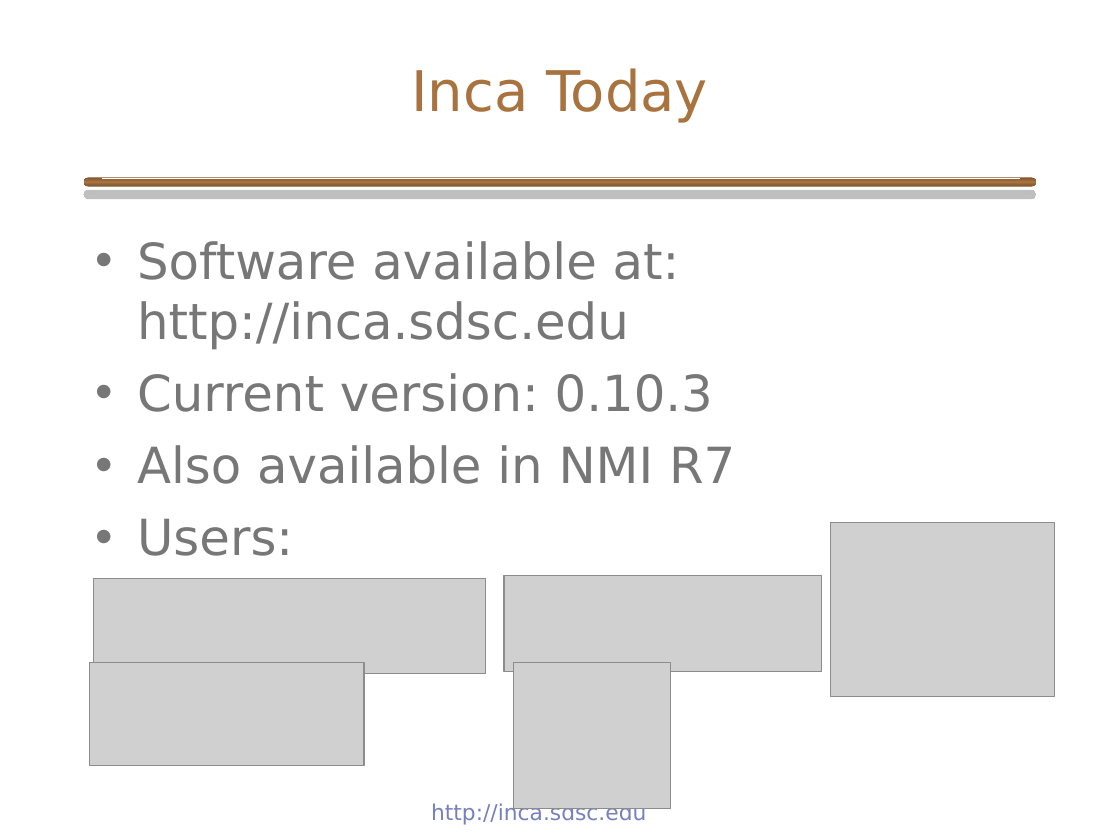
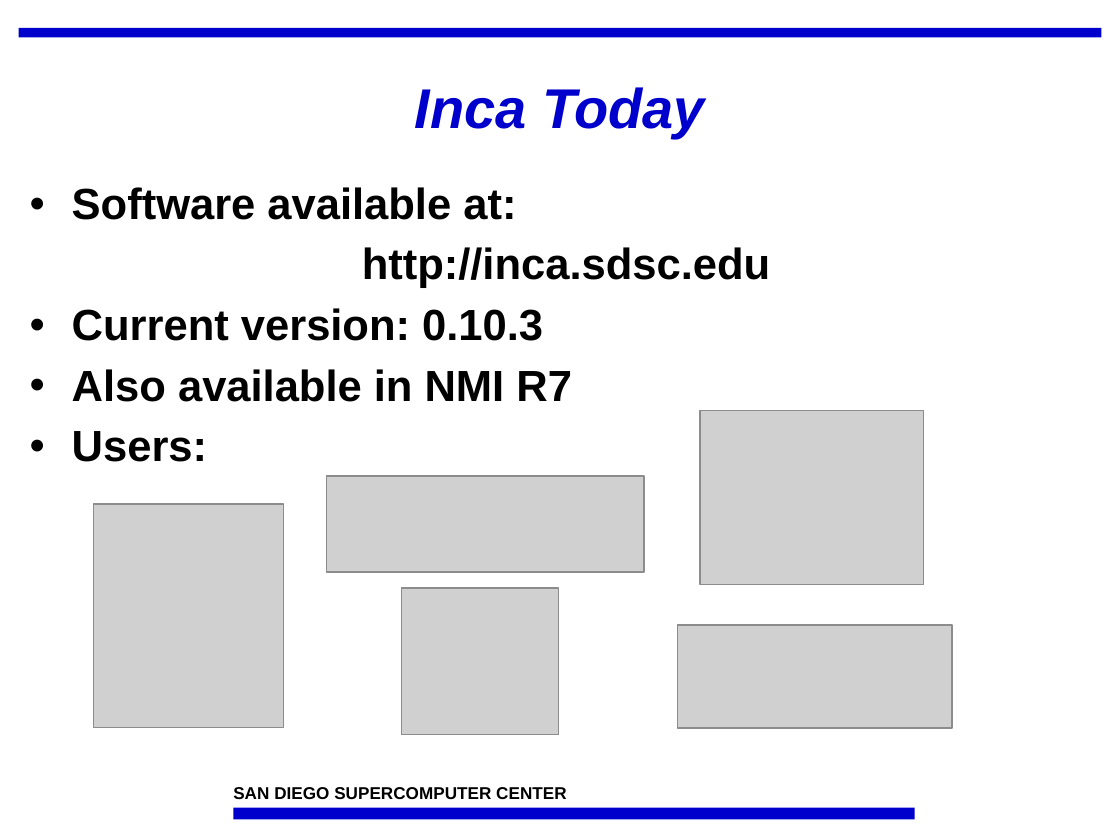
Before and after one commit to IncaProject/inca-xsede, a slide deck: slide 11 of talks/inca_sc05.ppt (slide 7 before the commit). Drawn at 1120x840 pixels with LibreOffice and Linux fonts; fonts in the diff are those of the drawing; grey boxes stand for pictures; background and template pictures are left out. Boxes give left, top, right and bottom in pixels: in the first picture for what was removed or moved away, otherwise in the second. Text is boxed around its words. In the diff, an @@ line names an element or a change of style, - is before the commit and + after.

```diff
--- a/talks/inca_sc05.ppt
+++ b/talks/inca_sc05.ppt
@@ rectangle added at bbox=[19, 28, 1102, 37], fill #0000CC @@
@@ title "Inca Today": place and size @@
-title "Inca Today" at bbox=[412, 68, 708, 122]
+title "Inca Today" at bbox=[415, 87, 705, 138]
@@ title "Inca Today" at bbox=[415, 87, 705, 138]: font DejaVu Sans to Arial, text colour #A8733E to #0000CC, bold on, italic on; line spacing 1 to 0.9 @@
@@ text "Software available at:": place and size @@
-text "Software available at:" at bbox=[137, 241, 735, 556]
+text "Software available at:" at bbox=[72, 187, 770, 462]
@@ rounded rectangle removed at bbox=[84, 177, 1036, 186] @@
@@ rounded rectangle removed at bbox=[102, 178, 1020, 179] @@
@@ text at bbox=[72, 187, 770, 288]: text changed; size 32 to 28 pt; font DejaVu Sans to Arial; text colour #777777 to #000000; bold on @@
-• Software available at: http://inca.sdsc.edu
+• Software available at:
+http://inca.sdsc.edu
@@ text at bbox=[72, 308, 572, 462]: size 32 to 28 pt, font DejaVu Sans to Arial, text colour #777777 to #000000, bold on in "Current version: 0.10.3", "Also available in NMI R7", "Users:"; line spacing 1 to 0.95; less space between paragraphs; bullet colour #777777 to #000000 @@
@@ picture: place and size @@
-picture at bbox=[90, 663, 364, 766]
+picture at bbox=[700, 411, 924, 585]
@@ picture: place and size @@
-picture at bbox=[504, 576, 821, 672]
+picture at bbox=[327, 476, 644, 572]
@@ picture: place and size @@
-picture at bbox=[93, 579, 485, 674]
+picture at bbox=[93, 504, 283, 728]
@@ picture: place and size @@
-picture at bbox=[513, 663, 670, 810]
+picture at bbox=[401, 588, 558, 735]
@@ picture: place and size @@
-picture at bbox=[831, 523, 1055, 697]
+picture at bbox=[678, 625, 952, 728]
@@ rectangle added at bbox=[233, 808, 914, 820], fill #0000CC @@
@@ text added at bbox=[233, 787, 566, 799], 11 pt, text #000000, bold @@
+SAN DIEGO SUPERCOMPUTER CENTER
@@ text removed at bbox=[431, 803, 646, 825] @@
-http://inca.sdsc.edu
```
Also in this commit, not shown: 23 other slides changed, 11 slides added, 3 slides removed.
